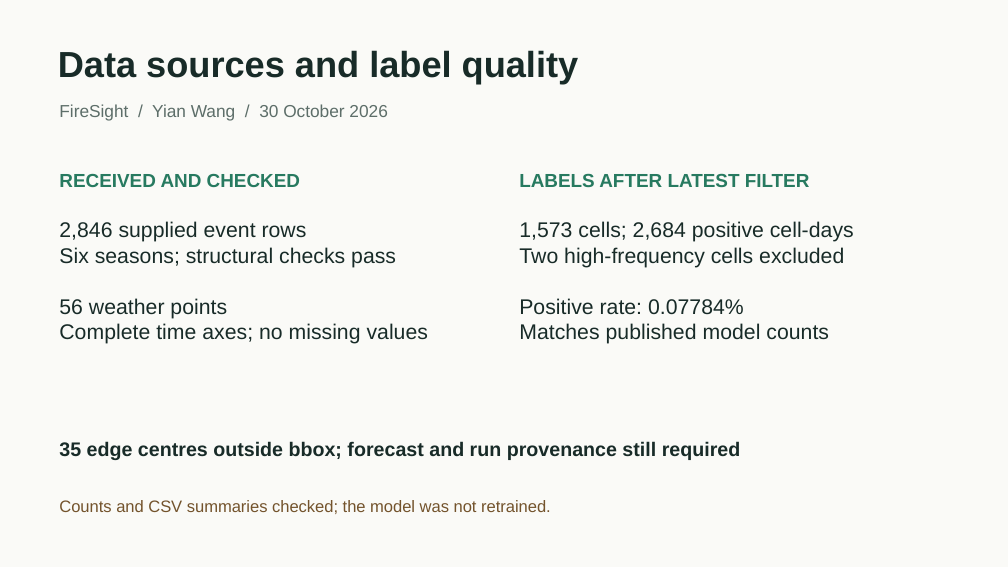
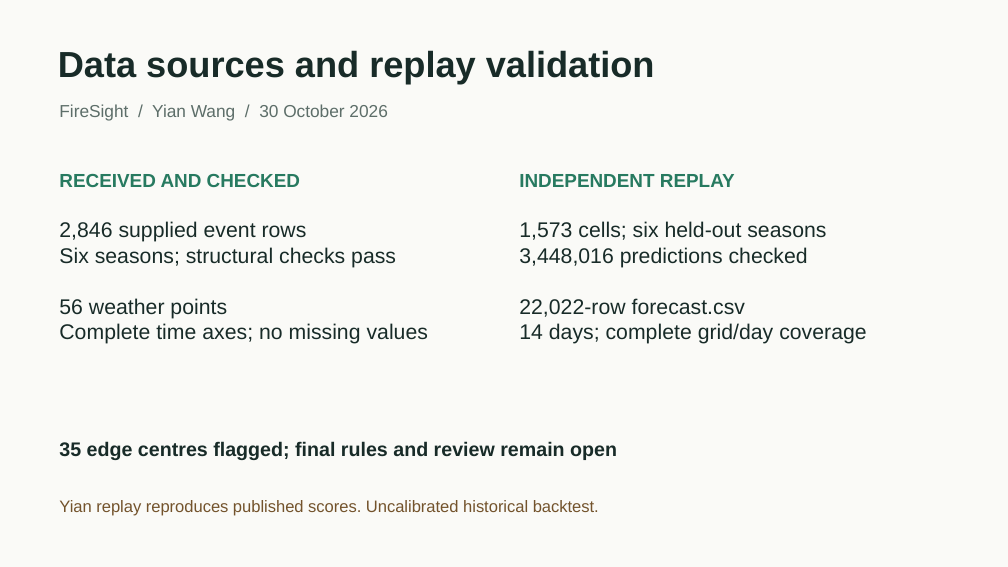
Before and after one commit to asaduzzamanayon01/firesight, a slide deck: slide 1 of docs/yian-delivery/Yian_Data_Slide.pptx. Drawn at 1008x567 pixels with LibreOffice and Linux fonts; fonts in the diff are those of the drawing. Boxes give left, top, right and bottom in pixels: in the first picture for what was removed or moved away, otherwise in the second. Text is boxed around its words. In the diff, an @@ line names an element or a change of style, - is before the commit and + after.

Commit message:
FS-35 FS-36 FS-37 FS-38 FS-39 reproduce received-data spatial run and deliver provisional forecast with provenance

```diff
--- a/docs/yian-delivery/Yian_Data_Slide.pptx
+++ b/docs/yian-delivery/Yian_Data_Slide.pptx
@@ text at (58, 50, 655, 84): text changed @@
-Data sources and label quality
+Data sources and replay validation
@@ text at (519, 174, 735, 187): text changed @@
-LABELS AFTER LATEST FILTER
+INDEPENDENT REPLAY
@@ text at (519, 221, 866, 344): text changed @@
-1,573 cells; 2,684 positive cell-days
-Two high-frequency cells excluded
-Positive rate: 0.07784%
-Matches published model counts
+1,573 cells; six held-out seasons
+3,448,016 predictions checked
+22,022-row forecast.csv
+14 days; complete grid/day coverage
@@ text at (59, 441, 617, 460): text changed @@
-35 edge centres outside bbox; forecast and run provenance still required
+35 edge centres flagged; final rules and review remain open
@@ text at (59, 500, 599, 516): text changed @@
-Counts and CSV summaries checked; the model was not retrained.
+Yian replay reproduces published scores. Uncalibrated historical backtest.
```
Also in this commit, not shown: 20 other files.
